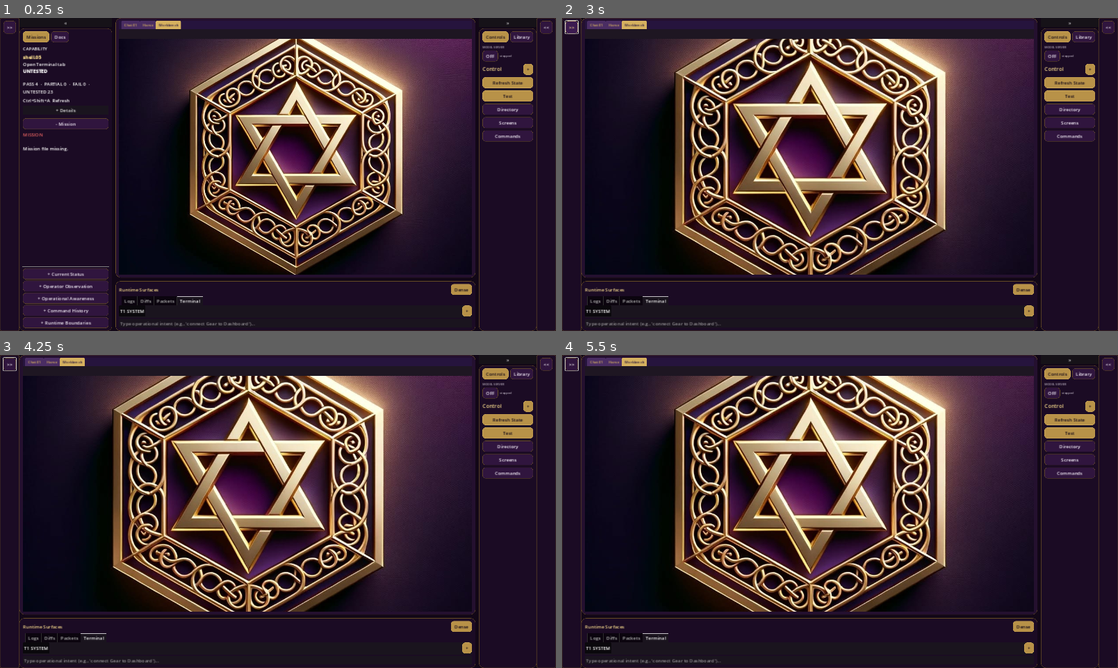
Above: before the commit, frames 1-4 (two rows, left to right).
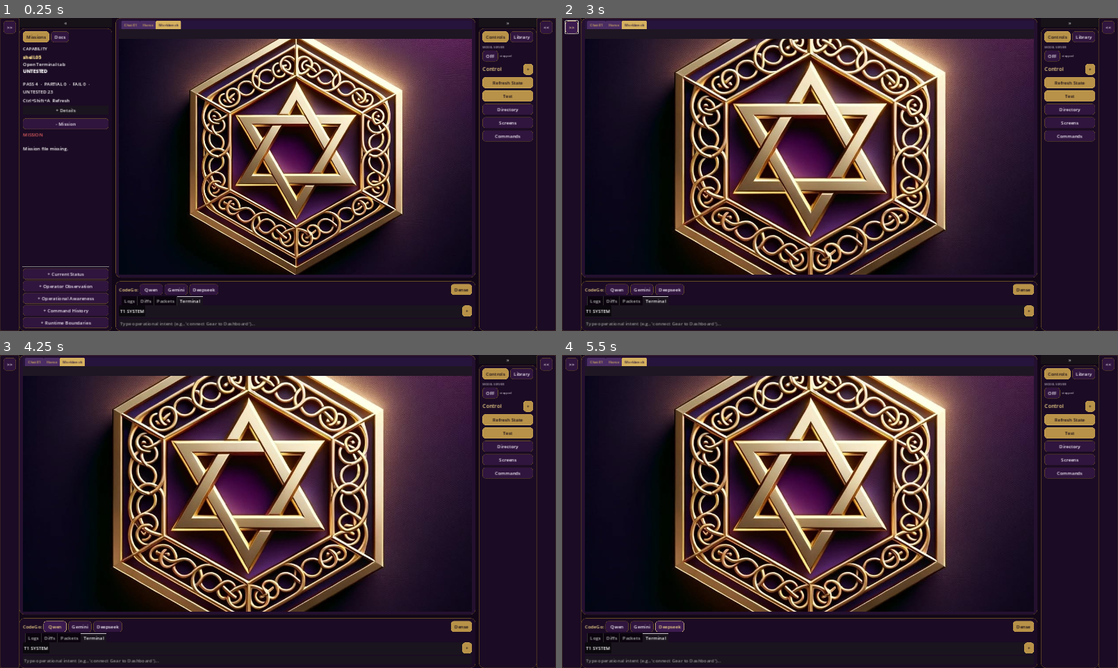
Above: after the commit, the same moments.

Repository: Precision-Tower/Spaceship
Game: Godot game, scene res://scenes/Main.tscn
Two runs of this game, one before a commit and one after it. Both use one fixed random seed, a clock stepped at 60 frames per second and the inputs below.
Inputs (mouse positions are in pixels of both pictures, inside the frame that each line leads up to):
- Up to frame 1 (0.25 s): no input
- Up to frame 2 (3 s): click (712, 290) at 0.5 s, where only the run after the commit has a clickable "Qwen"; click (739, 290) at 1.25 s, where only the run after the commit has a clickable "Gemini"; click (767, 290) at 2 s, where only the run after the commit has a clickable "Deepseek"; click ">>" at 2.75 s
- Up to frame 3 (4.25 s): click (55, 627) at 3.5 s, where only the run after the commit has a clickable "Qwen"
- Up to frame 4 (5.5 s): click (639, 627) at 4.25 s, where only the run after the commit has a clickable "Gemini"; click (667, 627) at 5 s, where only the run after the commit has a clickable "Deepseek"

The runs differ from the first frame. In frame 1, 0.5% of the frame differs, in the area x 21-40%, y 84-89%; in frame 2, 0.5%; in frame 3, 0.5%, in the area x 0-22%, y 0-89%; in frame 4, 0.5%.

Commit message:
codego bar: provider buttons in terminal dock

Diff:
--- a/UI/OperatorShell/Main.gd
+++ b/UI/OperatorShell/Main.gd
@@ -1503,6 +1503,37 @@
 	_packets(_format(result))
 func _render_task_proposal(proposal: Dictionary, intent: String) -> void:
 	_diff(ResultRenderer.task_proposal(proposal, intent))
+const CODEGO_PROVIDERS := {
+	"qwen": "https://chat.qwen.ai",
+	"gemini": "https://gemini.google.com/app",
+	"deepseek": "https://chat.deepseek.com",
+}
+
+func _codego_provider(provider: String) -> void:
+	if not CODEGO_PROVIDERS.has(provider):
+		return
+	var url: String = CODEGO_PROVIDERS[provider]
+
+	# Write active thread file so CodeGo.py can pick it up later
+	var home := OS.get_environment("HOME")
+	if home == "":
+		home = OS.get_environment("USERPROFILE")
+	if home != "":
+		var dir_path := home + "/Core/DeepSeek/_sandbox"
+		var thread_file := dir_path + "/active_thread.txt"
+		DirAccess.make_dir_recursive_absolute(dir_path)
+		var f := FileAccess.open(thread_file, FileAccess.WRITE)
+		if f:
+			f.store_string(url)
+			f.close()
+
+	# Open a new tab in the already-running Chrome via CDP
+	var cdp_url := "http://127.0.0.1:9222/json/new?" + url
+	OS.execute("curl", ["-s", "-X", "PUT", cdp_url], [], true)
+
+	_log("codego: launched " + provider + " -> " + url)
+	_terminal("codego: " + provider + " opened in Chrome")
+
 func _on_approve_task_pressed() -> void:
 	approve_button.visible = false
 	_log("Approving task: " + last_proposal_intent)
--- a/UI/OperatorShell/layout/BottomDock.gd
+++ b/UI/OperatorShell/layout/BottomDock.gd
@@ -23,14 +23,24 @@
 	box.clip_contents = true
 
 	var row := HBoxContainer.new()
+	row.add_theme_constant_override("separation", 6)
 	box.add_child(row)
 	row.custom_minimum_size = Vector2(0, 0)
 	row.clip_contents = true
 
 	var title := Label.new()
-	title.text = "Runtime Surfaces"
+	title.text = "CodeGo:"
 	title.add_theme_color_override("font_color", Palette.GOLD_BRIGHT)
 	row.add_child(title)
+
+	for provider in ["qwen", "gemini", "deepseek"]:
+		var btn := Button.new()
+		btn.text = provider.capitalize()
+		btn.tooltip_text = "Launch " + provider.capitalize() + " in Chrome"
+		btn.custom_minimum_size = Vector2(80, 26)
+		host._button(btn, false)
+		btn.pressed.connect(host._codego_provider.bind(provider))
+		row.add_child(btn)
 
 	var spacer := Control.new()
 	spacer.size_flags_horizontal = Control.SIZE_EXPAND_FILL
@@ -123,17 +133,14 @@
 	host.current_status["last_command"] = name + " (" + status + ")"
 	host.current_status["next_required_action"] = "Review " + name + " output"
 	host._render_current_status()
-
 	host.command_history.push_front({
 		"command": name,
 		"status": status,
 		"time": Time.get_time_string_from_system(),
 		"summary": summary
 	})
-
 	if host.command_history.size() > 10:
 		host.command_history.pop_back()
-
 	render_history()
 
 func shutdown_terminals() -> void:
@@ -143,7 +150,6 @@
 func render_history() -> void:
 	if not host.history_label:
 		return
-
 	var text := "[color=#f1d58a]Command History[/color]\n"
 	if host.command_history.is_empty():
 		text += "\n(no commands yet)\n"
@@ -155,14 +161,12 @@
 			text += "time: " + str(row.get("time", "--:--")) + "\n"
 			text += "command: " + str(row.get("command", "unknown")) + "\n"
 			text += "summary: " + str(row.get("summary", "")) + "\n"
-
 	text += "\n[color=#b8aebe]history != evidence[/color]"
 	host.history_label.text = text
 
 func apply_terminal_density(mode: String) -> void:
 	var font_size := 12
 	var margin := 6
-
 	match mode:
 		"comfortable":
 			font_size = 14
@@ -173,7 +177,6 @@
 		"dense":
 			font_size = 10
 			margin = 2
-
 	for name in ["Logs", "Diffs", "Packets"]:
 		var label := bottom_text(name)
 		if label:
